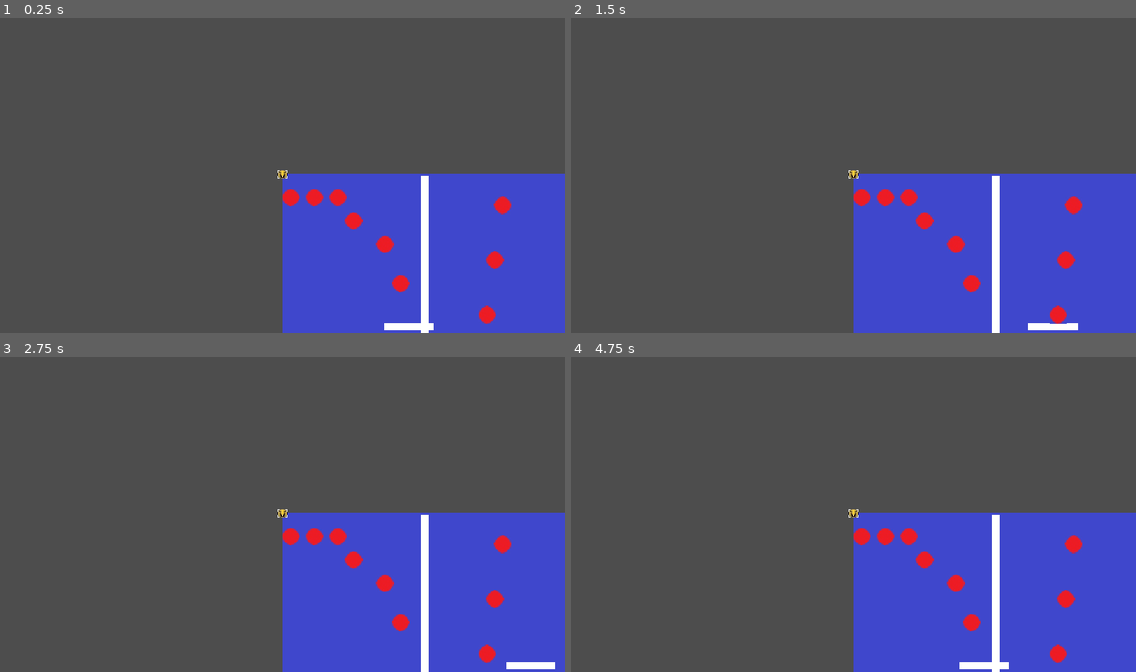
Above: before the commit, frames 1-4 (two rows, left to right).
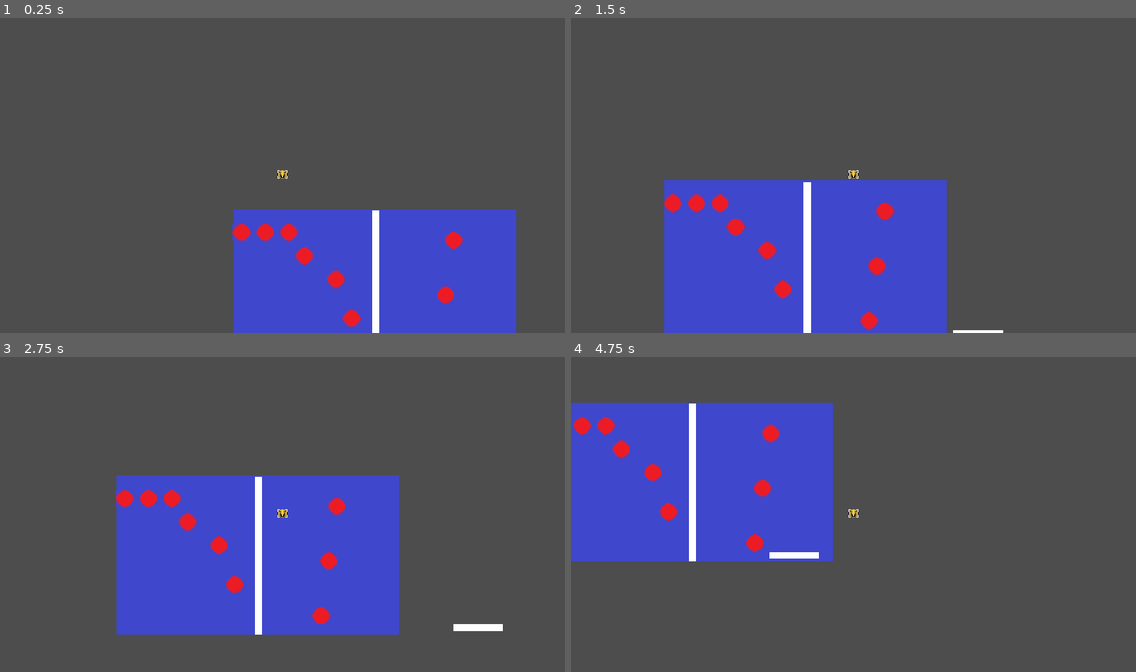
Above: after the commit, the same moments.

Repository: isobel-p/haven
Game: Godot game, scene res://game.tscn
Same seed, same stepped clock (60 frames per second), same inputs: the game is played once before the commit and once after it.
Inputs:
- Up to frame 1 (0.25 s): no input
- Up to frame 2 (1.5 s): hold Right (right) from 0.53 s (still down); tap Up (jump) at 0.77 s
- Up to frame 3 (2.75 s): tap Up (jump) at 1.52 s; release Right (right) at 2.03 s; hold Left (left) from 2.03 s (still down)
- Up to frame 4 (4.75 s): release Left (left) at 2.78 s; hold Right (right) 2.78-4.28 s; tap Up (jump) at 3.02, 3.77, 4.52 s; hold Left (left) from 4.28 s (still down)

The runs differ from the first frame. In frame 1, 15% of the frame differs, in the area x 41-100%, y 49-100%; in frame 2, 34%; in frame 3, 36%; in frame 4, 49%, in the area x 0-100%, y 14-100%.
Error before the commit: Parse Error: Unexpected "VCS conflict marker" in class body. (res://scripts/character_body_2d.gd:41)

Commit message:
Fix formatting errors

Diff:
--- a/game.tscn
+++ b/game.tscn
@@ -37,7 +37,7 @@
 stretch_mode = 1
 
 [node name="Paddle2" parent="." unique_id=812565973 instance=ExtResource("2_ryrav")]
-position = Vector2(179, 304)
+position = Vector2(411, 305)
 
 [node name="CharacterBody2D" type="CharacterBody2D" parent="." unique_id=186802152]
 script = ExtResource("2_fc0e3")
--- a/scripts/character_body_2d.gd
+++ b/scripts/character_body_2d.gd
@@ -38,8 +38,6 @@
 
 func on_powerup():
 	print("powerup")
-=======
-<<<<<<<< HEAD:character_body_2d.gd
 
 
 func _on_area_2d_body_entered(body: Node2D) -> void:
@@ -48,6 +46,3 @@
 		var x_delta = body.position.x - position.x
 		if y_delta > 130:
 			body.jump()
-========
->>>>>>>> 861a1efc7ff10300c3a585ab4919b007eb09b293:scripts/character_body_2d.gd
->>>>>>> 861a1efc7ff10300c3a585ab4919b007eb09b293
Not shown, added: game.tscn6044572617.tmp
Not shown, added: game.tscn6049569910.tmp
Not shown, added: game.tscn6073103645.tmp
